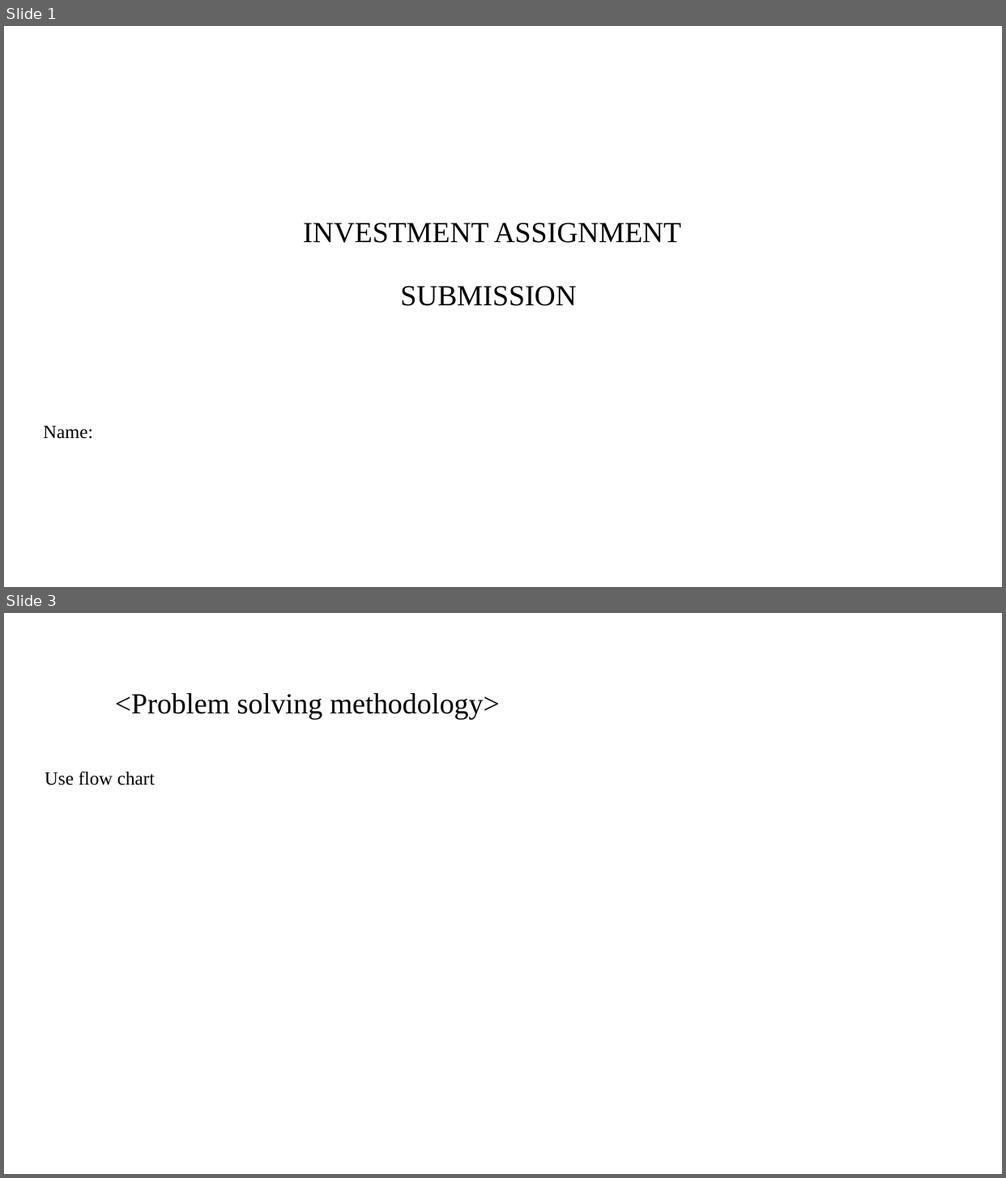
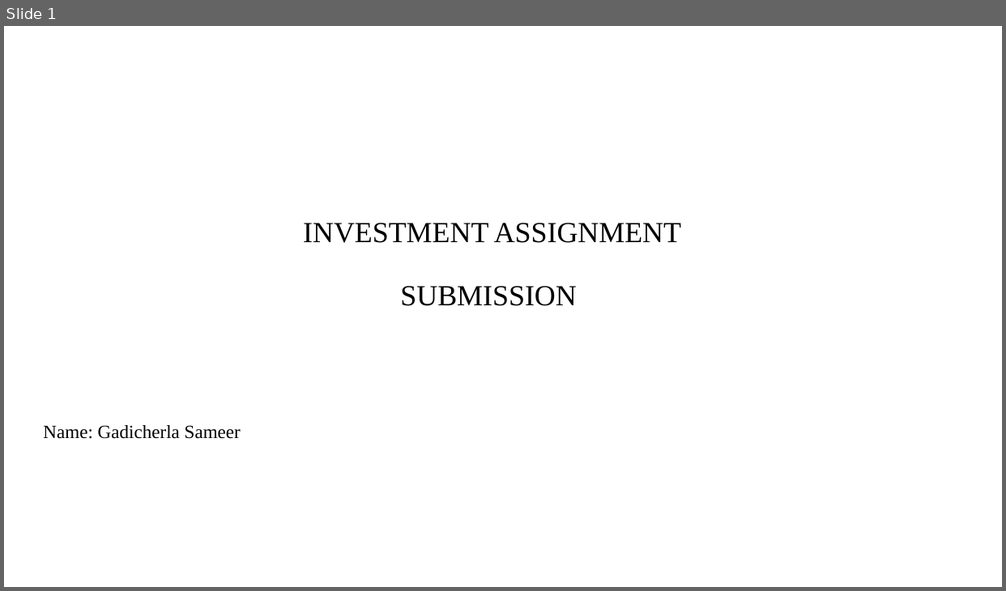
Before and after one commit to sameerg07/EDA_SparkFunds, a slide deck: Data/INVEST.pptx. Shown one above the other, each under a label of ours: slides 1 and 3 before the commit, slide 1 after it; the slides between them are not shown. The pictures are 1006x1178 and 1006x591 pixels, drawn with LibreOffice and Linux fonts; fonts in the diff are those of the drawing; background and template pictures are left out. Boxes give left, top, right and bottom in pixels: in the first picture for what was removed or moved away, otherwise in the second. Text is boxed around its words. In the diff, an @@ line names an element or a change of style, - is before the commit and + after.

```diff
--- a/Data/INVEST.pptx
+++ b/Data/INVEST.pptx
@@ slide 3 removed at <box>4,613,1002,1174</box>, background #FFFFFF @@
@@ title removed at <box>115,693,500,720</box> @@
-<Problem solving methodology>
@@ text removed at <box>44,771,155,786</box> @@
-Use flow chart
@@ slide 1 changed as well @@
@@ subtitle at <box>43,425,241,439</box>: text changed @@
-Name:
+Name: Gadicherla Sameer
```
Also in this commit, not shown: 10 slides added, 8 other slides removed, 4 other files.
